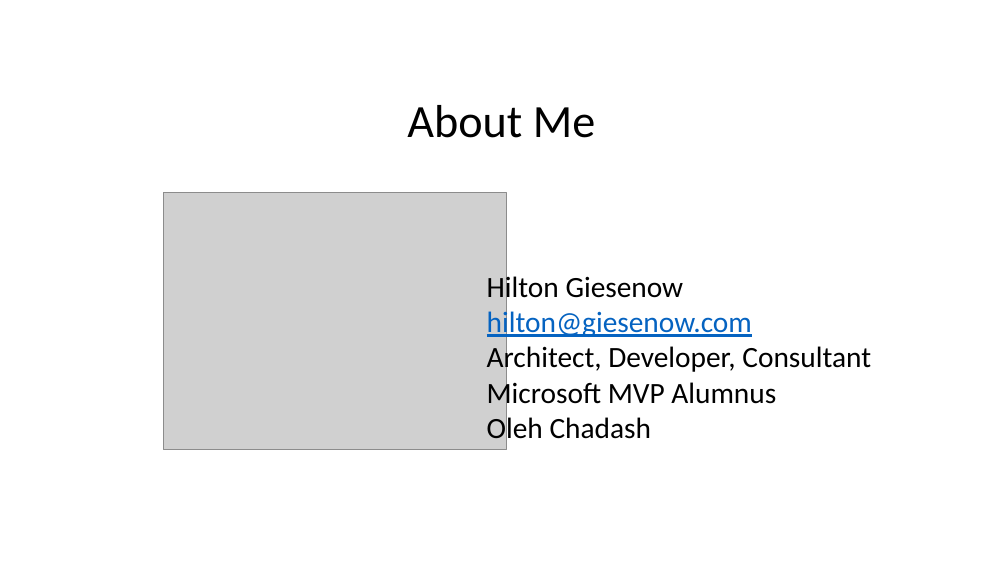
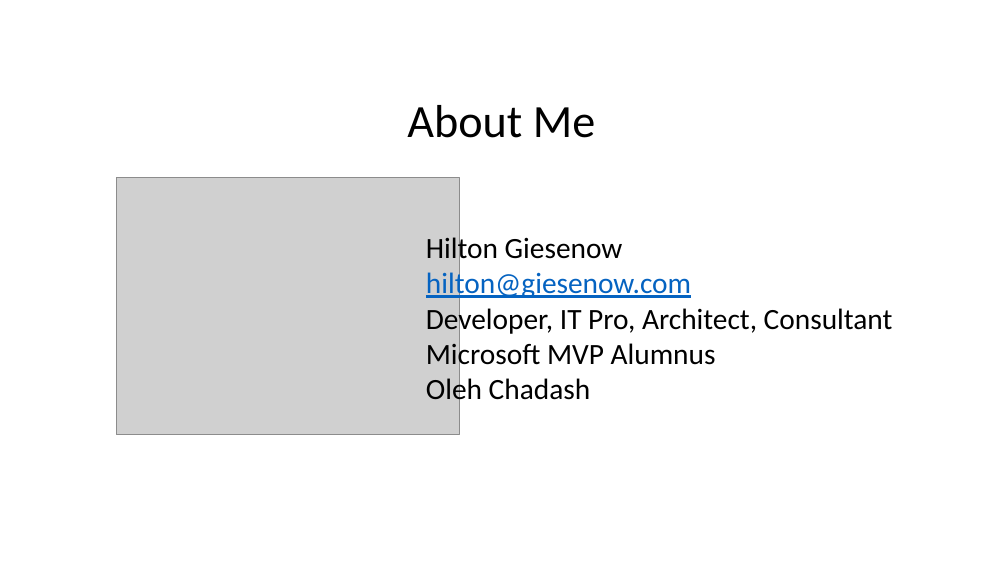
Before and after one commit to HiltonGiesenow/MSCommunityDay, a slide deck: slide 2 of 2018/Site Creation/Slides/Improved Site Creation, Governance & Self Service.pptx. Drawn at 1008x567 pixels with LibreOffice and Linux fonts; fonts in the diff are those of the drawing; grey boxes stand for pictures. Boxes give left, top, right and bottom in pixels: in the first picture for what was removed or moved away, otherwise in the second. Text is boxed around its words. In the diff, an @@ line names an element or a change of style, - is before the commit and + after.

```diff
--- a/2018/Site Creation/Slides/Improved Site Creation, Governance & Self Service.pptx
+++ b/2018/Site Creation/Slides/Improved Site Creation, Governance & Self Service.pptx
@@ picture: place and size @@
-picture at [163,193,507,450]
+picture at [116,178,459,435]
@@ text "Hilton Giesenow": place and size @@
-text "Hilton Giesenow" at [487,272,871,445]
+text "Hilton Giesenow" at [426,233,893,407]
@@ text at [426,304,893,336]: text changed @@
-Architect, Developer, Consultant
+Developer, IT Pro, Architect, Consultant
```
Also in this commit, not shown: 13 other slides changed, 7 slides added, 2 slides removed, 2 other files.
